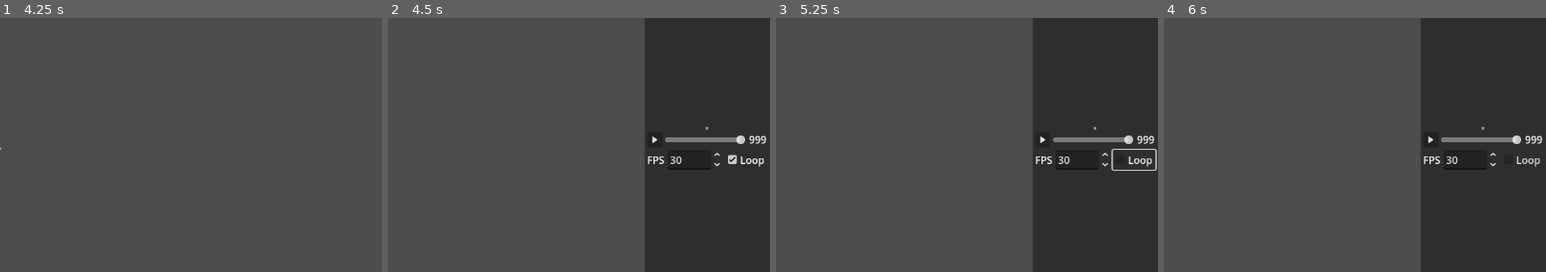
Above: before the commit, frames 1-4 (left to right).
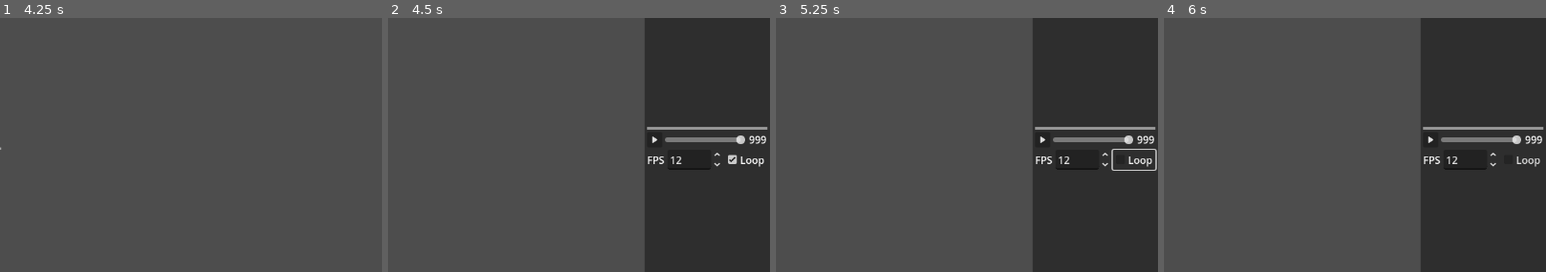
Above: after the commit, the same moments.

Repository: KoBeWi/Godot-Spritesheet-Generator
Game: Godot game, scene res://Rework/Main.tscn
The game is run twice, just before and just after one commit, with the same random seed, the same clock (stepped at 60 frames per second) and the same inputs.
Inputs:
- Up to frame 1 (4.25 s): click "Add Files" at 0.5 s; click "Add Directory" at 1.25 s; click "Repack SpriteSheet" at 2 s; click "Paste From Clipboard" at 2.75 s; click "Edit" at 3.5 s
- Up to frame 2 (4.5 s): click "Preview" at 4.25 s
- Up to frame 3 (5.25 s): click "Loop" at 5 s
- Up to frame 4 (6 s): click "?" at 5.75 s
The pictures show only the part of the screen within x 50-100%, y 17-67%; the shares and areas given below are measured in that part.

Frame 1 is identical in both runs. In frame 2, 0.4% of the frame differs, in the area x 67-100%, y 42-58%; in frame 3, 0.4%; in frame 4, 0.4%.
Error in both runs: Invalid access of index '0' on a base object of type: 'Array[Frame]'. (res://Rework/Preview.gd:39)

Commit message:
Some bugfixes, some bugmakes

Diff:
--- a/Rework/FrameContainer.gd
+++ b/Rework/FrameContainer.gd
@@ -2,6 +2,7 @@
 
 const SCENE = preload("uid://c6ce0mrlnw0ui")
 
+@onready var grid := get_parent() as GridContainer
 @onready var texture: TextureRect = %Texture
 @onready var margins: MarginContainer = $Margins
 @onready var background: ColorRect = $Background
@@ -9,6 +10,8 @@
 
 var frame: SpriteSheet.Frame
 var disable_input: bool
+
+signal selection_changed
 
 func _ready() -> void:
 	update()
@@ -20,10 +23,12 @@
 		texture.texture = null
 
 func update_margins(horizontal: int, vertical: int):
+	margins.begin_bulk_theme_override()
 	margins.add_theme_constant_override(&"margin_left", horizontal + frame.offset.x)
 	margins.add_theme_constant_override(&"margin_right", horizontal)
 	margins.add_theme_constant_override(&"margin_top", vertical + frame.offset.y)
 	margins.add_theme_constant_override(&"margin_bottom", vertical)
+	margins.end_bulk_theme_override()
 
 func _gui_input(event: InputEvent) -> void:
 	if disable_input:
@@ -32,11 +37,17 @@
 	var mb := event as InputEventMouseButton
 	if mb:
 		if mb.pressed and mb.button_index == MOUSE_BUTTON_LEFT:
-			selection.visible = not selection.visible
+			var disabled: bool
 			if not mb.shift_pressed:
-				for node in get_parent().get_children():
+				for node in grid.get_children():
 					if node != self:
+						disabled = disabled or node.selection.visible
 						node.selection.visible = false
+
+			if not disabled or not selection.visible:
+				selection.visible = not selection.visible
+				selection_changed.emit()
+		return
 
 func is_selected() -> bool:
 	return selection.visible
--- a/Rework/FrameContainer.tscn
+++ b/Rework/FrameContainer.tscn
@@ -38,7 +38,7 @@
 unique_name_in_owner = true
 texture_filter = 1
 layout_mode = 2
-mouse_filter = 2
+stretch_mode = 2
 
 [node name="Selection" type="Panel" parent="."]
 visible = false
--- a/Rework/Main.tscn
+++ b/Rework/Main.tscn
@@ -368,12 +368,15 @@
 
 [node name="PanelContainer" type="PanelContainer" parent="VBoxContainer/VSplitContainer/HSplitContainer/Preview/MarginContainer/VBoxContainer"]
 layout_mode = 2
-size_flags_horizontal = 4
 theme_override_styles/panel = SubResource("StyleBoxFlat_t0fln")
 
 [node name="PreviewFrame" parent="VBoxContainer/VSplitContainer/HSplitContainer/Preview/MarginContainer/VBoxContainer/PanelContainer" instance=ExtResource("7_j10sb")]
 unique_name_in_owner = true
 layout_mode = 2
+
+[node name="Texture" parent="VBoxContainer/VSplitContainer/HSplitContainer/Preview/MarginContainer/VBoxContainer/PanelContainer/PreviewFrame/Margins" index="0"]
+expand_mode = 4
+stretch_mode = 5
 
 [node name="HBoxContainer2" type="HBoxContainer" parent="VBoxContainer/VSplitContainer/HSplitContainer/Preview/MarginContainer/VBoxContainer"]
 layout_mode = 2
@@ -412,7 +415,7 @@
 layout_mode = 2
 min_value = 1.0
 max_value = 144.0
-value = 30.0
+value = 12.0
 
 [node name="Loop" type="CheckBox" parent="VBoxContainer/VSplitContainer/HSplitContainer/Preview/MarginContainer/VBoxContainer/HBoxContainer"]
 unique_name_in_owner = true
@@ -421,6 +424,7 @@
 text = "Loop"
 
 [node name="Edit" type="PanelContainer" parent="VBoxContainer/VSplitContainer"]
+unique_name_in_owner = true
 layout_mode = 2
 script = ExtResource("11_o0wax")
 
@@ -729,3 +733,5 @@
 [connection signal="draw" from="Repack/VBoxContainer/Control/MarginContainer/RepackPreview" to="Repack" method="_draw_grid"]
 [connection signal="toggled" from="Repack/VBoxContainer/Navigation/Button2" to="Repack/VBoxContainer/Navigation/Button2/PanelContainer" method="set_visible"]
 [connection signal="confirmed" from="ConfirmNew" to="." method="_discard_spritesheet"]
+
+[editable path="VBoxContainer/VSplitContainer/HSplitContainer/Preview/MarginContainer/VBoxContainer/PanelContainer/PreviewFrame"]
--- a/Rework/SpriteSheetGrid.gd
+++ b/Rework/SpriteSheetGrid.gd
@@ -2,10 +2,13 @@
 
 const FrameContainer = preload("res://Rework/FrameContainer.gd")
 
+@onready var edit: PanelContainer = %Edit
 @onready var column_count: SpinBox = %ColumnCount
 @onready var auto_columns: CheckBox = %AutoColumns
 @onready var horizontal_margin: SpinBox = %HorizontalMargin
 @onready var vertical_margin: SpinBox = %VerticalMargin
+
+var had_selection: bool
 
 func update_frame_list():
 	var missing_frames: Array[SpriteSheet.Frame] = owner.spritesheet.frames.duplicate()
@@ -22,6 +25,7 @@
 	for frame in missing_frames:
 		var new_container := FrameContainer.SCENE.instantiate()
 		add_child(new_container)
+		new_container.selection_changed.connect(edit.update_frames)
 
 	var frames: Array[SpriteSheet.Frame] = owner.spritesheet.frames
 	for i in frames.size():
@@ -85,3 +89,18 @@
 
 	for container: FrameContainer in get_children():
 		container.selection.visible = not all_selected
+
+func _unhandled_key_input(event: InputEvent) -> void:
+	var k := event as InputEventKey
+	if k:
+		if k.pressed and k.keycode == KEY_DELETE:
+			var last_deleted: FrameContainer
+			for container: FrameContainer in get_children():
+				if container.is_selected():
+					container.queue_free()
+					last_deleted = container
+
+			if last_deleted:
+				await last_deleted.tree_exited
+				update_columns()
+				edit.update_frames()
